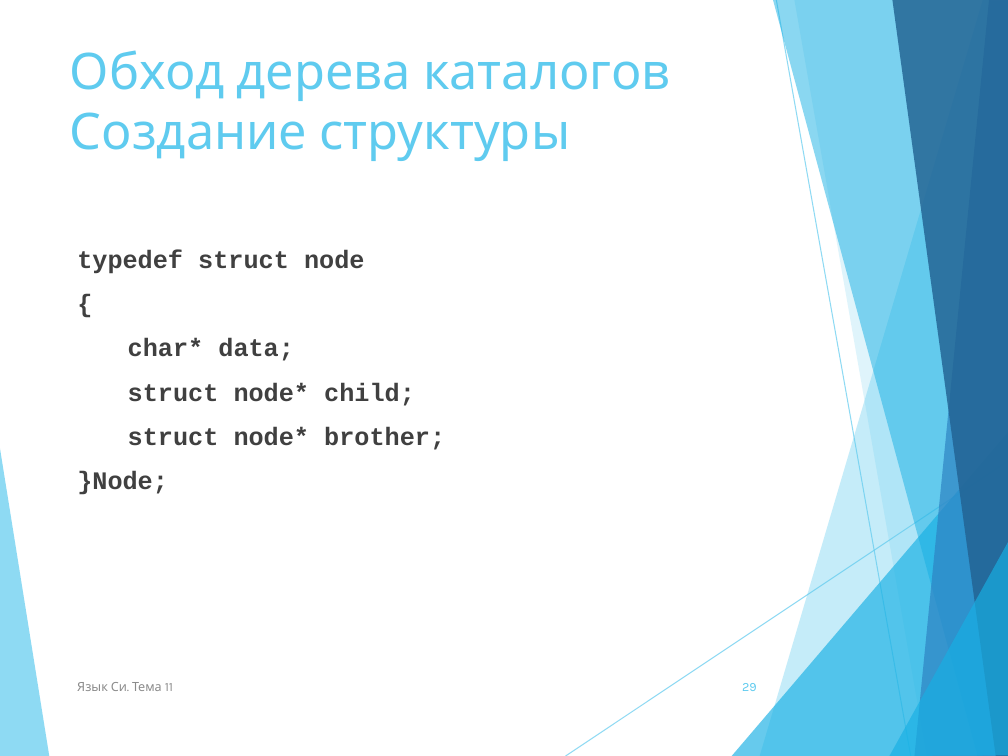
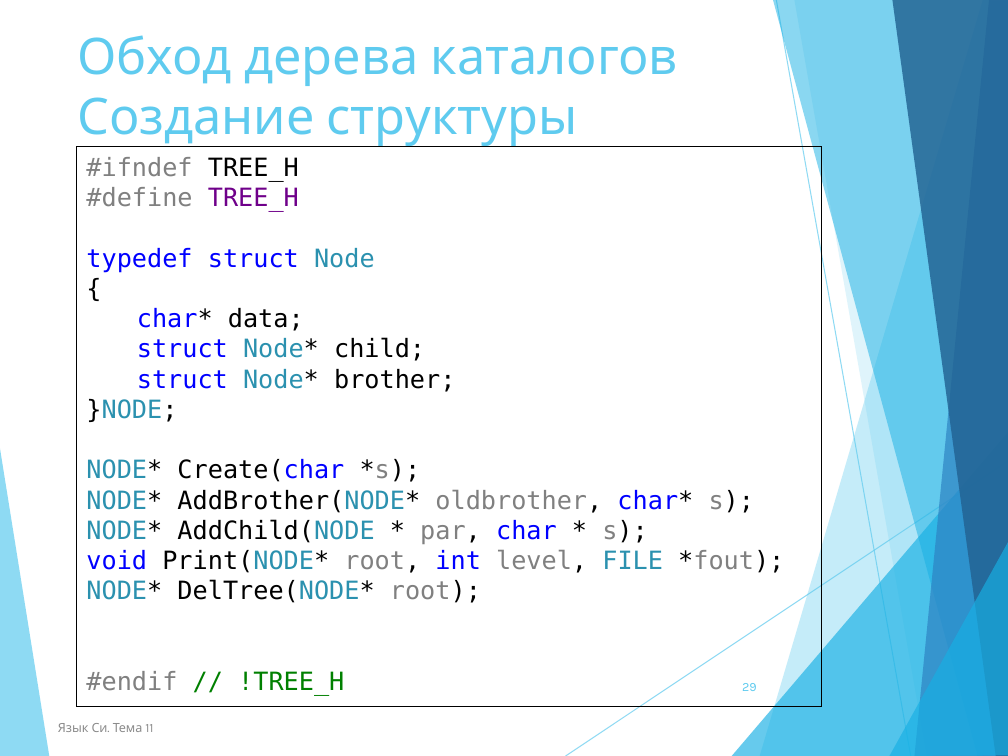
Before and after one commit to NIIT-2020/lection_c, a slide deck: slide 29 of 11 Динамические структуры данных.pptx. Drawn at 1008x756 pixels with LibreOffice and Linux fonts; fonts in the diff are those of the drawing. Boxes give left, top, right and bottom in pixels: in the first picture for what was removed or moved away, otherwise in the second. Text is boxed around its words. In the diff, an @@ line names an element or a change of style, - is before the commit and + after.

```diff
--- a/11 Динамические структуры данных.pptx
+++ b/11 Динамические структуры данных.pptx
@@ title "Обход дерева каталогов Создание структуры": place and size @@
-title "Обход дерева каталогов Создание структуры" at box(70, 50, 671, 161)
+title "Обход дерева каталогов Создание структуры" at box(77, 35, 678, 147)
@@ rectangle added at box(77, 146, 822, 706), outline #000000 0.75 pt, 18 pt, text #000000 @@
+#ifndef TREE_H
+#define TREE_H
+typedef struct Node
+{
+char* data;
+struct Node* child;
+struct Node* brother;
+}NODE;
+NODE* Create(char *s);
+NODE* AddBrother(NODE* oldbrother, char* s);
+NODE* AddChild(NODE * par, char * s);
+void Print(NODE* root, int level, FILE *fout);
+NODE* DelTree(NODE* root);
+#endif // !TREE_H
@@ text removed at box(77, 249, 445, 495) @@
-typedef struct node
-{
-char* data;
-struct node* child;
-struct node* brother;
-}Node;
@@ text "Язык Си. Тема 11": place and size @@
-text "Язык Си. Тема 11" at box(77, 682, 173, 691)
+text "Язык Си. Тема 11" at box(58, 723, 153, 732)
```
Also in this commit, not shown: 8 other slides changed, 1 slide added, 1 slide removed.
